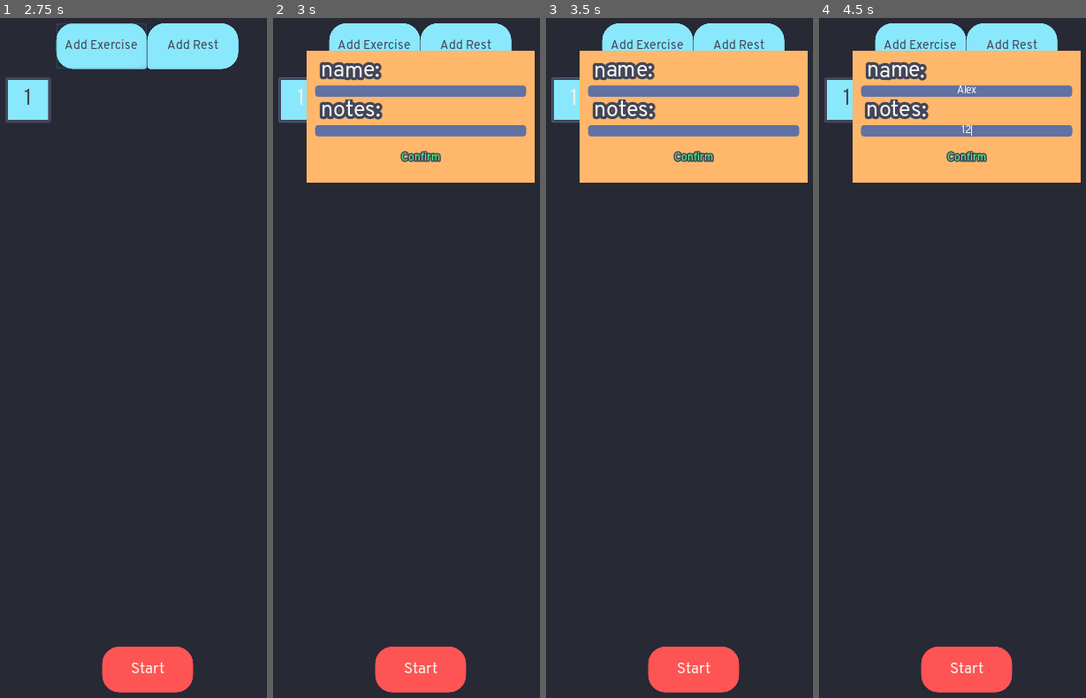
Above: before the commit, frames 1-4 (left to right).
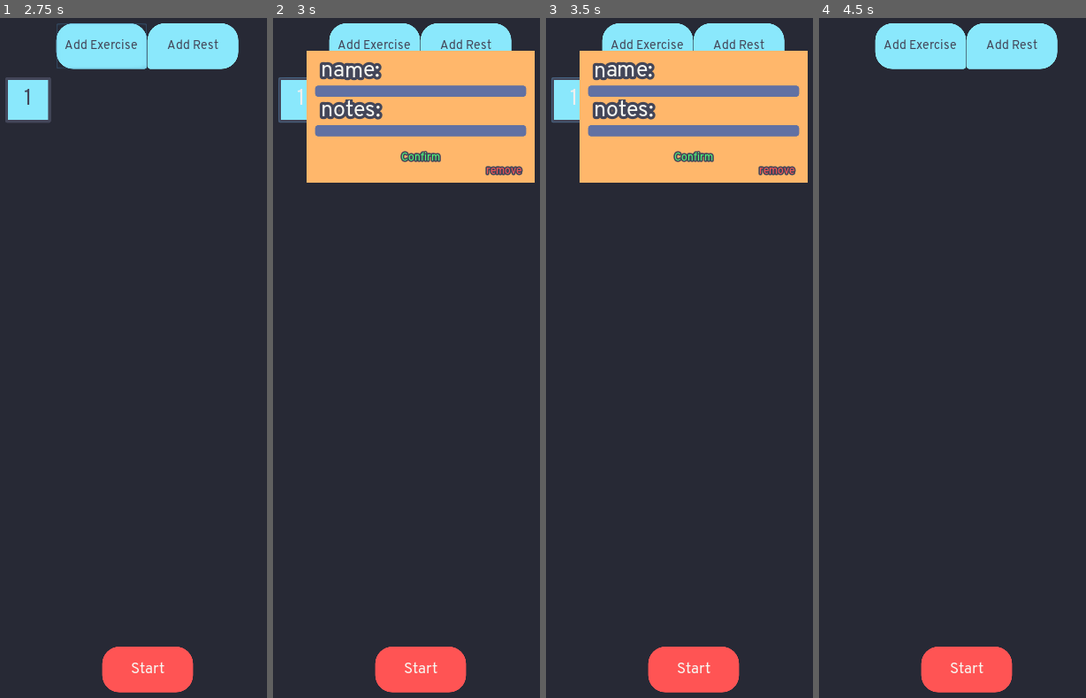
Above: after the commit, the same moments.

Repository: DevMort/Exercise-Assistant
Game: Godot game, scene res://Main.tscn
Two runs of this game, one before a commit and one after it. Both use one fixed random seed, a clock stepped at 60 frames per second and the inputs below.
Inputs (mouse positions are in pixels of both pictures, inside the frame that each line leads up to):
- Up to frame 1 (2.75 s): click "Start" at 0.5 s; click "Start" at 1.25 s; click "Add Exercise" at 2 s
- Up to frame 2 (3 s): click "1" at 2.75 s
- Up to frame 3 (3.5 s): no input
- Up to frame 4 (4.5 s): click (965, 92) at 3.52 s; type "Alex" at 3.6 s; click (965, 133) at 3.75 s; type "12" at 3.83 s; click (1048, 174) at 4.25 s, where only the run after the commit has a clickable "remove"

Frame 1 is identical in both runs. In frame 2, 0.2% of the frame differs, in the area x 79-94%, y 21-24%; in frame 3, 0.2%; in frame 4, 17%, in the area x 1-99%, y 4-25%.

Commit message:
Removed back button; it's useless

Diff:
--- a/Exercise Area.tscn
+++ b/Exercise Area.tscn
@@ -17,12 +17,6 @@
 [sub_resource type="DynamicFont" id=3]
 size = 24
 font_data = ExtResource( 2 )
-
-[sub_resource type="StyleBoxEmpty" id=4]
-
-[sub_resource type="StyleBoxEmpty" id=5]
-
-[sub_resource type="StyleBoxEmpty" id=6]
 
 [node name="Exercise Area" type="Control"]
 anchor_right = 1.0
@@ -78,32 +72,4 @@
 custom_colors/font_color_pressed = Color( 0.972549, 0.972549, 0.94902, 1 )
 text = "Next"
 
-[node name="MarginContainer4" type="MarginContainer" parent="."]
-margin_right = 450.0
-margin_bottom = 96.0
-custom_constants/margin_right = 380
-custom_constants/margin_bottom = 20
-__meta__ = {
-"_edit_use_anchors_": false
-}
-
-[node name="CenterContainer" type="CenterContainer" parent="MarginContainer4"]
-margin_right = 70.0
-margin_bottom = 76.0
-
-[node name="back" type="Button" parent="MarginContainer4/CenterContainer"]
-margin_left = 9.0
-margin_top = 6.0
-margin_right = 60.0
-margin_bottom = 70.0
-rect_min_size = Vector2( 32, 64 )
-custom_styles/hover = SubResource( 4 )
-custom_styles/pressed = SubResource( 5 )
-custom_styles/normal = SubResource( 6 )
-custom_fonts/font = SubResource( 3 )
-custom_colors/font_color = Color( 0.313726, 0.980392, 0.482353, 1 )
-custom_colors/font_color_hover = Color( 0.313726, 0.980392, 0.482353, 1 )
-custom_colors/font_color_pressed = Color( 0.313726, 0.980392, 0.482353, 1 )
-text = "back"
-
 [node name="Timer" type="Timer" parent="."]
--- a/Exercise.tscn
+++ b/Exercise.tscn
@@ -45,6 +45,13 @@
 [sub_resource type="StyleBoxEmpty" id=7]
 
 [sub_resource type="DynamicFont" id=8]
+outline_size = 2
+outline_color = Color( 0.266667, 0.278431, 0.352941, 1 )
+font_data = ExtResource( 2 )
+
+[sub_resource type="StyleBoxEmpty" id=9]
+
+[sub_resource type="DynamicFont" id=10]
 outline_size = 2
 outline_color = Color( 0.266667, 0.278431, 0.352941, 1 )
 font_data = ExtResource( 2 )
@@ -99,6 +106,7 @@
 [node name="MarginContainer" type="MarginContainer" parent="CanvasLayer/MarginContainer/Panel"]
 anchor_right = 1.0
 anchor_bottom = 1.0
+mouse_filter = 2
 custom_constants/margin_right = 12
 custom_constants/margin_top = 12
 custom_constants/margin_left = 12
@@ -180,3 +188,36 @@
 custom_colors/font_color_hover = Color( 0.972549, 0.972549, 0.94902, 1 )
 custom_colors/font_color_pressed = Color( 0.313726, 0.980392, 0.482353, 1 )
 text = "Confirm"
+
+[node name="MarginContainer2" type="MarginContainer" parent="CanvasLayer"]
+margin_left = 76.0
+margin_top = 75.1091
+margin_right = 374.0
+margin_bottom = 241.109
+mouse_filter = 2
+custom_constants/margin_top = 150
+custom_constants/margin_left = 235
+__meta__ = {
+"_edit_use_anchors_": false
+}
+
+[node name="CenterContainer" type="CenterContainer" parent="CanvasLayer/MarginContainer2"]
+margin_left = 235.0
+margin_top = 150.0
+margin_right = 298.0
+margin_bottom = 166.0
+mouse_filter = 2
+
+[node name="remove" type="Button" parent="CanvasLayer/MarginContainer2/CenterContainer"]
+margin_left = 4.0
+margin_right = 59.0
+margin_bottom = 16.0
+custom_styles/hover = SubResource( 9 )
+custom_styles/pressed = SubResource( 9 )
+custom_styles/focus = SubResource( 9 )
+custom_styles/normal = SubResource( 9 )
+custom_fonts/font = SubResource( 10 )
+custom_colors/font_color = Color( 1, 0.333333, 0.333333, 1 )
+custom_colors/font_color_hover = Color( 0.972549, 0.972549, 0.94902, 1 )
+custom_colors/font_color_pressed = Color( 1, 0.333333, 0.333333, 1 )
+text = "remove"
--- a/Rest.tscn
+++ b/Rest.tscn
@@ -81,6 +81,7 @@
 anchor_bottom = 1.0
 margin_top = -0.890884
 margin_bottom = -0.890869
+mouse_filter = 2
 custom_constants/margin_right = 64
 custom_constants/margin_top = 64
 custom_constants/margin_left = 64
@@ -94,11 +95,13 @@
 margin_top = 64.0
 margin_right = 386.0
 margin_bottom = 250.0
+mouse_filter = 2
 color = Color( 1, 0.721569, 0.423529, 1 )
 
 [node name="MarginContainer" type="MarginContainer" parent="CanvasLayer/MarginContainer/Panel"]
 anchor_right = 1.0
 anchor_bottom = 1.0
+mouse_filter = 2
 custom_constants/margin_right = 12
 custom_constants/margin_top = 50
 custom_constants/margin_left = 12
@@ -181,3 +184,36 @@
 custom_colors/font_color_hover = Color( 0.972549, 0.972549, 0.94902, 1 )
 custom_colors/font_color_pressed = Color( 0.313726, 0.980392, 0.482353, 1 )
 text = "Confirm"
+
+[node name="MarginContainer2" type="MarginContainer" parent="CanvasLayer"]
+margin_left = 76.0
+margin_top = 113.109
+margin_right = 374.0
+margin_bottom = 239.109
+mouse_filter = 2
+custom_constants/margin_top = 110
+custom_constants/margin_left = 235
+__meta__ = {
+"_edit_use_anchors_": false
+}
+
+[node name="CenterContainer" type="CenterContainer" parent="CanvasLayer/MarginContainer2"]
+margin_left = 235.0
+margin_top = 110.0
+margin_right = 298.0
+margin_bottom = 126.0
+mouse_filter = 2
+
+[node name="remove" type="Button" parent="CanvasLayer/MarginContainer2/CenterContainer"]
+margin_left = 4.0
+margin_right = 59.0
+margin_bottom = 16.0
+custom_styles/hover = SubResource( 7 )
+custom_styles/pressed = SubResource( 7 )
+custom_styles/focus = SubResource( 7 )
+custom_styles/normal = SubResource( 7 )
+custom_fonts/font = SubResource( 8 )
+custom_colors/font_color = Color( 1, 0.333333, 0.333333, 1 )
+custom_colors/font_color_hover = Color( 0.972549, 0.972549, 0.94902, 1 )
+custom_colors/font_color_pressed = Color( 1, 0.333333, 0.333333, 1 )
+text = "remove"
--- a/Scripts/Exercise Area.gd
+++ b/Scripts/Exercise Area.gd
@@ -15,7 +15,6 @@
 func _ready() -> void:
 	next_button.connect("pressed", self, "next")
 	timer.connect("timeout", self, "tick")
-	back_button.connect("pressed", self, "back")
 	next()
 
 func next() -> void:
@@ -51,5 +50,3 @@
 		text.bbcode_text = "[shake rate=10 level=6] [center]Ready to proceed?[/center] [/shake]"
 		timer.stop()
 		next_button.disabled = false
-
-func back() -> void: get_tree().change_scene("res://Main.tscn")
--- a/Scripts/Exercise.gd
+++ b/Scripts/Exercise.gd
@@ -5,13 +5,28 @@
 onready var confirm = $CanvasLayer/MarginContainer/Panel/MarginContainer/VBoxContainer/MarginContainer/CenterContainer/confirm
 onready var name_input = $CanvasLayer/MarginContainer/Panel/MarginContainer/VBoxContainer/name_input
 onready var notes_input = $CanvasLayer/MarginContainer/Panel/MarginContainer/VBoxContainer/notes_input
+onready var remove_button = $CanvasLayer/MarginContainer2/CenterContainer/remove
 
 func _ready():
 	button.connect("pressed", self, "modify_exercise")
 	confirm.connect("pressed", self, "confirm")
+	remove_button.connect("pressed", self, "remove")
+
+	$CanvasLayer/MarginContainer2.hide()
 	panel.get_parent().hide()
 
-func modify_exercise() -> void: panel.get_parent().show()
+func modify_exercise() -> void:
+	$CanvasLayer/MarginContainer2.show()
+	panel.get_parent().show()
+
+func remove() -> void:
+	var x = get_tree().get_nodes_in_group("main")
+	x[0].ex_count -= 1
+	x[0].set.erase(String(name))
+	Global.set = x[0].set
+	x[0].save()
+
+	queue_free()
 
 func confirm() -> void:
 	var x = get_tree().get_nodes_in_group("main")
@@ -20,3 +35,4 @@
 	x[0].set[String(name)] = y
 
 	panel.get_parent().hide()
+	$CanvasLayer/MarginContainer2.hide()
--- a/Scripts/Main.gd
+++ b/Scripts/Main.gd
@@ -11,6 +11,7 @@
 var ex_count : int = 0
 var re_count : int = 0
 var set : Dictionary = {}
+var p : int = 0 # for tracking the indeces when loading at startup
 
 func _ready():
 	load_sets()
@@ -54,6 +55,31 @@
 	f.open("user://sets.emp", File.READ)
 
 	var data = parse_json(f.get_as_text())
-	print(data)
+	set = data
+
+	while p != data.size():
+		p += 1
+		for k in data:
+			if data[k][0] == p:
+				if not data[k][data[k].size() - 1]:
+					var e = exercise_scene.instance()
+					ex_count += 1
+					grid.add_child(e)
+
+					e.button.text = String(ex_count)
+					e.name_input.text = data[k][1]
+					e.notes_input.text = data[k][2]
+
+					set[String(e.name)][0] = p
+				else:
+					var r = rest_scene.instance()
+					re_count += 1
+					grid.add_child(r)
+
+					r.button.text = String(re_count)
+					r.minutes_input.text = String(data[k][1])
+					r.seconds_input.text = String(data[k][2])
+
+					set[String(r.name)][0] = p
 
 	f.close()
--- a/Scripts/Rest.gd
+++ b/Scripts/Rest.gd
@@ -5,6 +5,7 @@
 onready var confirm = $CanvasLayer/MarginContainer/Panel/MarginContainer/VBoxContainer/MarginContainer/CenterContainer/confirm
 onready var minutes_input = $CanvasLayer/MarginContainer/Panel/MarginContainer/VBoxContainer/HBoxContainer/minutes
 onready var seconds_input = $CanvasLayer/MarginContainer/Panel/MarginContainer/VBoxContainer/HBoxContainer/seconds
+onready var remove_button = $CanvasLayer/MarginContainer2/CenterContainer/remove
 
 var minutes : String = ""
 var seconds : String = ""
@@ -12,9 +13,24 @@
 func _ready():
 	button.connect("pressed", self, "modify_exercise")
 	confirm.connect("pressed", self, "confirm")
+	remove_button.connect("pressed", self, "remove")
+
+	$CanvasLayer/MarginContainer2.hide()
 	panel.get_parent().hide()
 
-func modify_exercise() -> void: panel.get_parent().show()
+func modify_exercise() -> void:
+	$CanvasLayer/MarginContainer2.show()
+	panel.get_parent().show()
+
+func remove() -> void:
+	var x = get_tree().get_nodes_in_group("main")
+	x[0].re_count -= 1
+	x[0].set.erase(String(name))
+	Global.set = x[0].set
+	x[0].save()
+
+
+	queue_free()
 
 func confirm() -> void:
 	var x = get_tree().get_nodes_in_group("main")
@@ -23,3 +39,4 @@
 	x[0].set[String(name)] = y
 
 	panel.get_parent().hide()
+	$CanvasLayer/MarginContainer2.hide()
Not shown: 1 places in Exercise Area.tscn that only renumber resources
Not shown: 1 places in Exercise.tscn that only renumber resources
